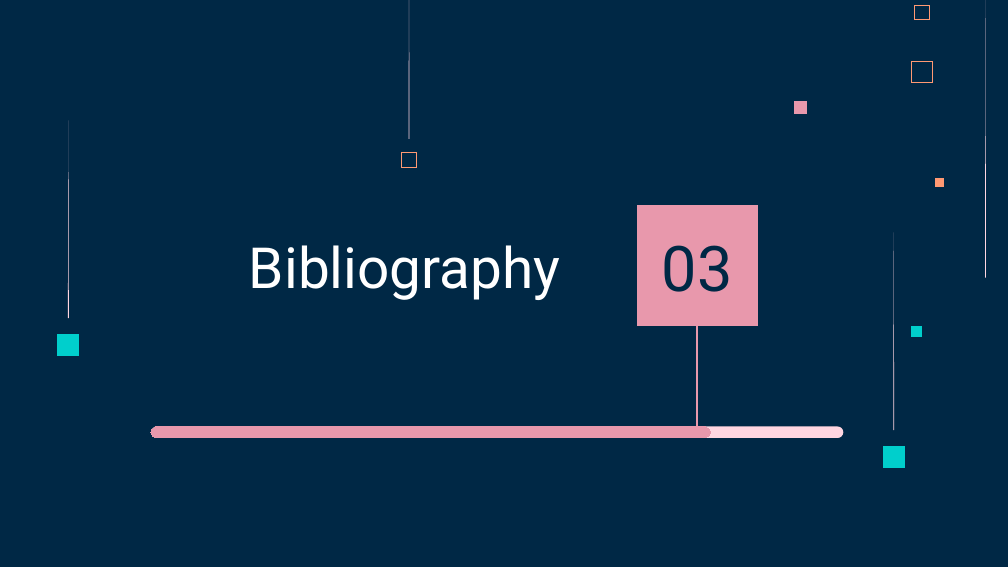
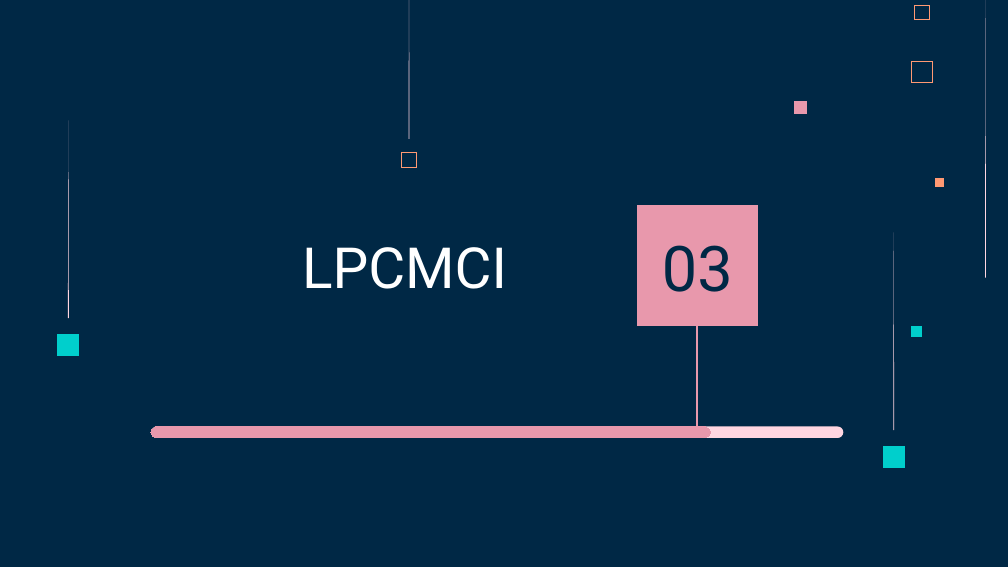
Before and after one commit to Flopp88/Causal-Analysis-of-Time-Series, a slide deck: slide 18 of Présentations/Présentation6.pptx (slide 41 before the commit). Drawn at 1008x567 pixels with LibreOffice and Linux fonts; fonts in the diff are those of the drawing. Boxes give left, top, right and bottom in pixels: in the first picture for what was removed or moved away, otherwise in the second. Text is boxed around its words. In the diff, an @@ line names an element or a change of style, - is before the commit and + after.

```diff
--- a/Présentations/Présentation6.pptx
+++ b/Présentations/Présentation6.pptx
@@ title at (302,247,507,289): text changed @@
-Bibliography
+LPCMCI
```
Also in this commit, not shown: 18 other slides changed, 2 slides added, 3 slides removed, 4 other files.
